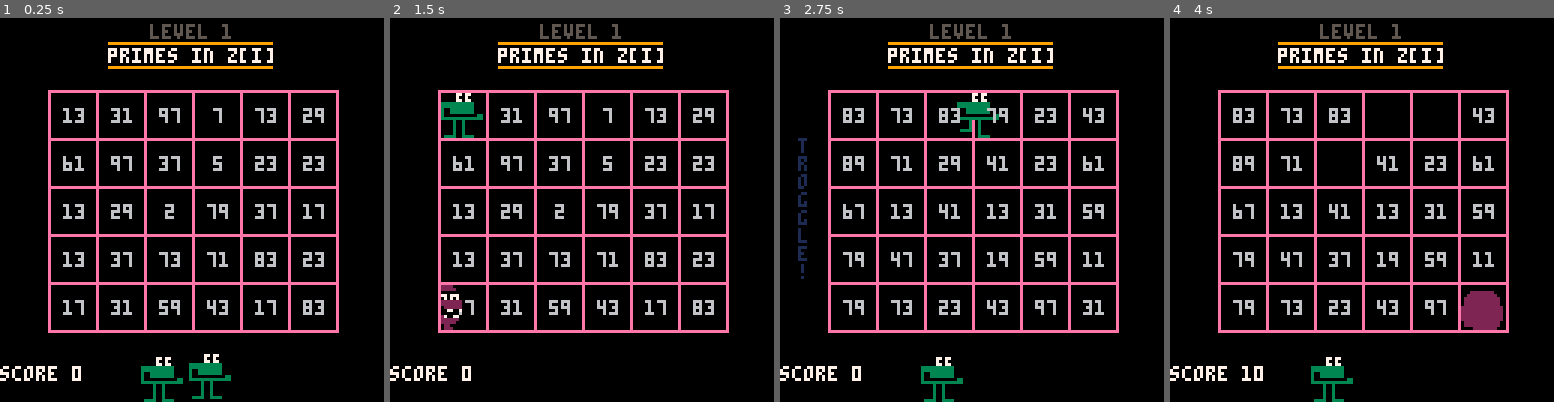
Above: before the commit, frames 1-4 (left to right).
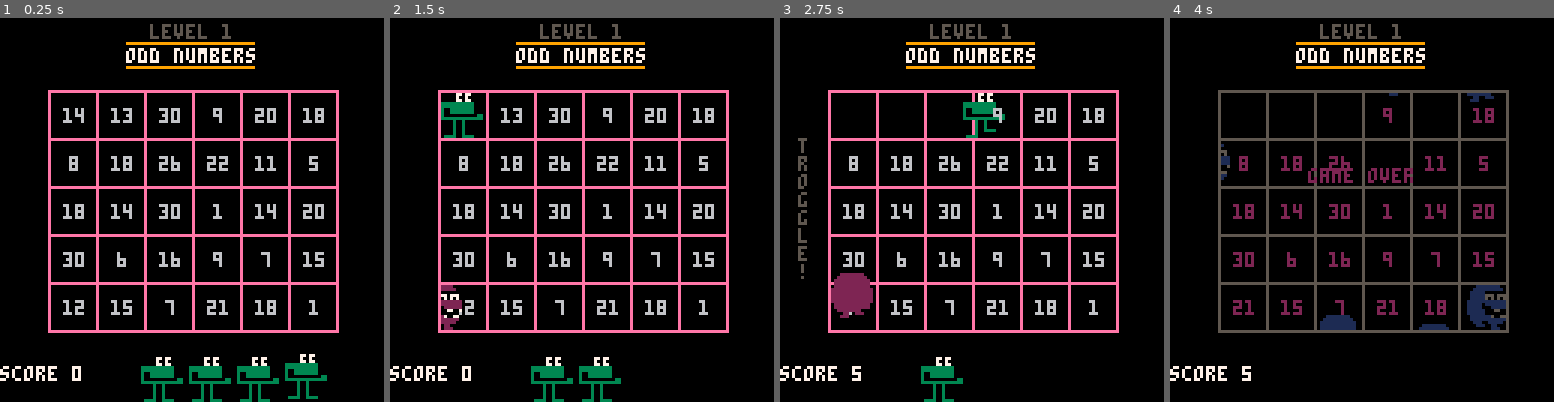
Above: after the commit, the same moments.

Repository: m4thpro/nl
Game: PICO-8 cartridge nl.p8
The game is run twice, just before and just after one commit, with the same random seed, the same clock (stepped at 60 frames per second) and the same inputs.
Inputs:
- Up to frame 1 (0.25 s): no input
- Up to frame 2 (1.5 s): tap X (X key) at 0.33, 1.07 s; tap O (Z key) at 0.7 s
- Up to frame 3 (2.75 s): hold Right 1.6-2.1 s; tap O (Z key) at 1.7, 2.1, 2.5 s; tap X (X key) at 1.85 s; hold Up 2.15-2.42 s; hold Right from 2.47 s (still down)
- Up to frame 4 (4 s): tap O (Z key) at 2.9, 3.3, 3.7 s; tap X (X key) at 2.97 s; release Right at 3.03 s; hold Left 3.08-3.58 s; hold Down 3.63-3.97 s

The runs differ from the first frame. In frame 1, 4.8% of the frame differs, in the area x 16-86%, y 6-100%; in frame 2, 4.3%; in frame 3, 5.4%; in frame 4, 15%, in the area x 12-89%, y 6-100%.

Commit message:
start with something easy

Diff:
--- a/nl.p8
+++ b/nl.p8
@@ -94,6 +94,10 @@
 end
 
 levels = {
+   { title = "odd numbers",
+     f = intersection(bounded(0,30),congruence(1,2)),
+     troggle_count = 10,
+   },
    { title = "primes in z[i]",
      f = intersection(bounded(0,99),primes_in_zi),
      troggle_count = 10,
@@ -120,10 +124,6 @@
    },
    { title = "squares",
      f = intersection(bounded(0,99),square),
-     troggle_count = 10,
-   },
-   { title = "odd numbers",
-     f = intersection(bounded(0,30),congruence(1,2)),
      troggle_count = 10,
    },
    { title = "multiples of 3",
@@ -327,7 +327,7 @@
    -- game stats
    score = 0
    level = 1
-   lives = 1
+   lives = 3
    cheat_mode = false
    title_screen = false
    game_over = false
